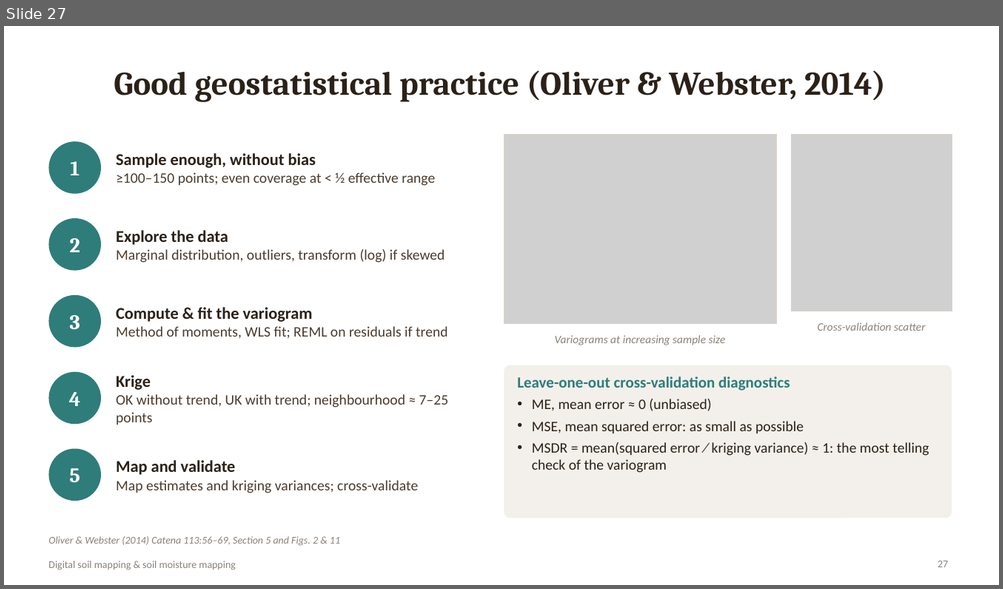
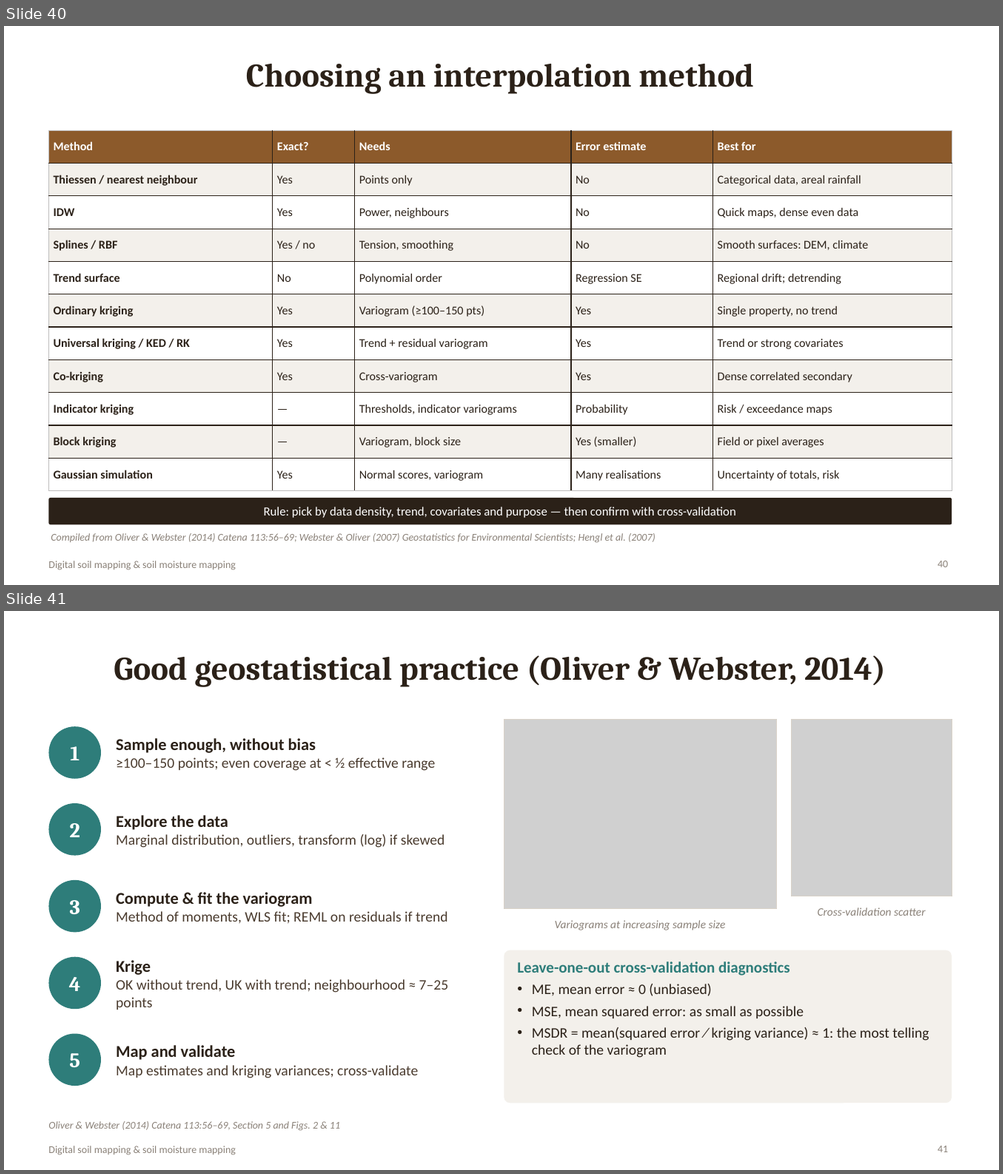
Before and after one commit to animesh270799-ctrl/meta, a slide deck: DSM_Soil_Moisture_Mapping.pptx. Shown one above the other, each under a label of ours: slide 27 before the commit, slides 40 and 41 after it. The pictures are 1003x589 and 1003x1174 pixels, drawn with LibreOffice and Linux fonts; fonts in the diff are those of the drawing; grey boxes stand for pictures. Boxes give left, top, right and bottom in pixels: in the first picture for what was removed or moved away, otherwise in the second. Text is boxed around its words. In the diff, an @@ line names an element or a change of style, - is before the commit and + after.

```diff
--- a/DSM_Soil_Moisture_Mapping.pptx
+++ b/DSM_Soil_Moisture_Mapping.pptx
@@ slide 40 added at [4, 26, 999, 585], background #FFFFFF; not listed: 1 template element that a slide beside it also shows @@
@@ title added at [246, 64, 753, 94], 32 pt, text #2B2118, bold @@
+Choosing an interpolation method
@@ table added at [48, 130, 951, 491], 11 rows, 5 columns @@
+Method | Exact? | Needs | Error estimate | Best for
+Thiessen / nearest neighbour | Yes | Points only | No | Categorical data, areal rainfall
+IDW | Yes | Power, neighbours | No | Quick maps, dense even data
+Splines / RBF | Yes / no | Tension, smoothing | No | Smooth surfaces: DEM, climate
+Trend surface | No | Polynomial order | Regression SE | Regional drift; detrending
+Ordinary kriging | Yes | Variogram (≥100–150 pts) | Yes | Single property, no trend
+Universal kriging / KED / RK | Yes | Trend + residual variogram | Yes | Trend or strong covariates
+Co-kriging | Yes | Cross-variogram | Yes | Dense correlated secondary
+Indicator kriging | — | Thresholds, indicator variograms | Probability | Risk / exceedance maps
+Block kriging | — | Variogram, block size | Yes (smaller) | Field or pixel averages
+Gaussian simulation | Yes | Normal scores, variogram | Many realisations | Uncertainty of totals, risk
@@ rounded rectangle added at [48, 498, 951, 526], fill #2B2118 @@
@@ text added at [264, 507, 735, 518], 12 pt, text #FFFFFF @@
+Rule: pick by data density, trend, covariates and purpose — then confirm with cross-validation
@@ text added at [51, 534, 655, 543], 10 pt, text #8A8178, italic @@
+Compiled from Oliver & Webster (2014) Catena 113:56–69; Webster & Oliver (2007) Geostatistics for Environmental Scientists; Hengl et al. (2007)
@@ page number added at [937, 561, 948, 568], 10 pt, text #8A8178 @@
+40
@@ what was slide 27 is now slide 41 @@
@@ page number at [937, 1146, 948, 1153]: text changed @@
-27
+41
```
Also in this commit, not shown: 1 slide changed, 13 other slides added.
